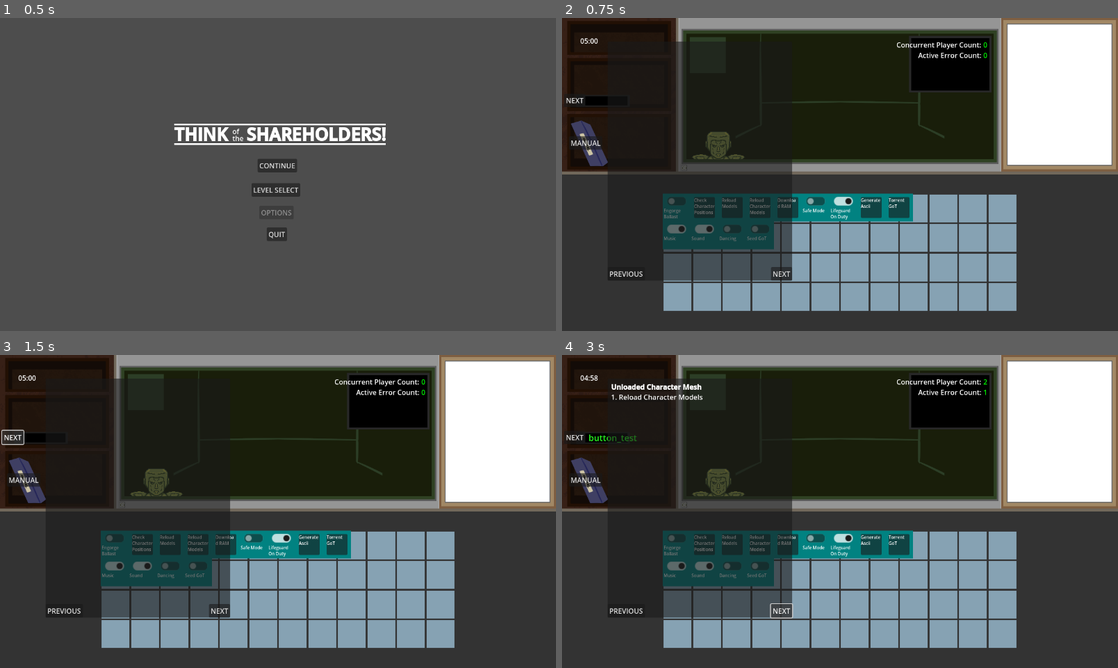
Above: before the commit, frames 1-4 (two rows, left to right).
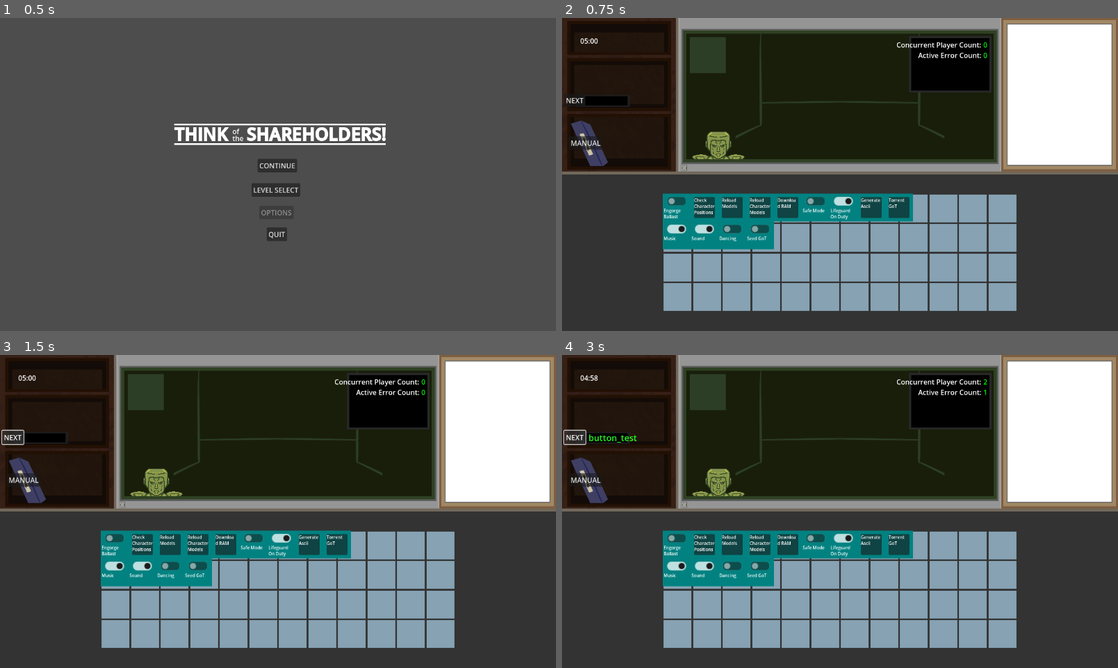
Above: after the commit, the same moments.

Repository: Carth501/team-ferret
Game: Godot game, scene res://scenes/main_menu.tscn
The game is run twice, just before and just after one commit, with the same random seed, the same clock (stepped at 60 frames per second) and the same inputs.
Inputs:
- Up to frame 1 (0.5 s): no input
- Up to frame 2 (0.75 s): click "CONTINUE" at 0.5 s
- Up to frame 3 (1.5 s): click "NEXT" at 1.25 s
- Up to frame 4 (3 s): click "NEXT" at 2 s; click "NEXT" at 2.75 s

Frame 1 is identical in both runs. In frame 2, 8.1% of the frame differs, in the area x 8-42%, y 7-84%; in frame 3, 8.1%; in frame 4, 8.6%, in the area x 0-42%, y 7-85%.

Commit message:
implement manual page dragging

Diff:
--- a/scenes/manual.tscn
+++ b/scenes/manual.tscn
@@ -1,7 +1,7 @@
 [gd_scene load_steps=3 format=3 uid="uid://dtyv8dggwfwl"]
 
 [ext_resource type="Script" path="res://scripts/manual.gd" id="1_u3mp4"]
-[ext_resource type="Script" path="res://scenes/manual_panel.gd" id="2_vupmp"]
+[ext_resource type="Script" path="res://scripts/manual_panel.gd" id="2_vupmp"]
 
 [node name="manual" type="Control" node_paths=PackedStringArray("popup", "text")]
 layout_mode = 3
@@ -23,6 +23,7 @@
 text = "MANUAL"
 
 [node name="Panel" type="Panel" parent="."]
+visible = false
 layout_mode = 0
 offset_left = 89.0
 offset_top = -218.0
@@ -63,4 +64,7 @@
 text = "NEXT"
 
 [connection signal="pressed" from="toggle button" to="." method="toggle_manual_popup"]
+[connection signal="gui_input" from="Panel" to="Panel" method="_on_gui_input"]
+[connection signal="mouse_entered" from="Panel" to="Panel" method="_on_mouse_entered"]
+[connection signal="mouse_exited" from="Panel" to="Panel" method="_on_mouse_exited"]
 [connection signal="pressed" from="Panel/Next Page" to="." method="next_page"]
--- a/scenes/manual_panel.gd
+++ /dev/null
@@ -1 +0,0 @@
-extends Panel
--- a/scripts/cubicle.gd
+++ b/scripts/cubicle.gd
@@ -28,7 +28,6 @@
 	loader.cubicle_ready(self)
 
 func load_level(level_id: String = "test"):
-	print(str("level_id ", level_id))
 	current_level_id = level_id
 	get_level()
 	get_error_schedule(current_level)
@@ -125,7 +124,6 @@
 
 func next_error_report():
 	var new_error = error_schedule.pop_front()
-	print(str("new_error ", new_error))
 	diagetic_error_report.emit(new_error)
 
 func announce_error_resolved(error_id):
--- a/scripts/level_loader.gd
+++ b/scripts/level_loader.gd
@@ -8,7 +8,6 @@
 	var error = tree.change_scene_to_file("res://scenes/cubicle.tscn")
 
 func load_continue():
-	print("load_continue")
 	load_level("ring-1")
 
 func cubicle_ready(new_cubicle: cubicle):
--- /dev/null
+++ b/scripts/manual_panel.gd
@@ -0,0 +1,25 @@
+extends Panel
+
+var drag_offset: Vector2
+var initial_position: Vector2
+var mouse_over: bool = false
+var holding: bool = false
+
+func _on_gui_input(event):
+	if(event is InputEventMouseButton):
+		if(event.is_pressed() && mouse_over):
+			drag_offset = get_viewport().get_mouse_position()
+			initial_position = position
+			holding = true
+		else:
+			holding = false
+	elif(event is InputEventMouseMotion):
+		if(holding):
+			var delta_position = get_viewport().get_mouse_position() - drag_offset
+			position = initial_position + delta_position
+
+func _on_mouse_entered():
+	mouse_over = true
+
+func _on_mouse_exited():
+	mouse_over = false
